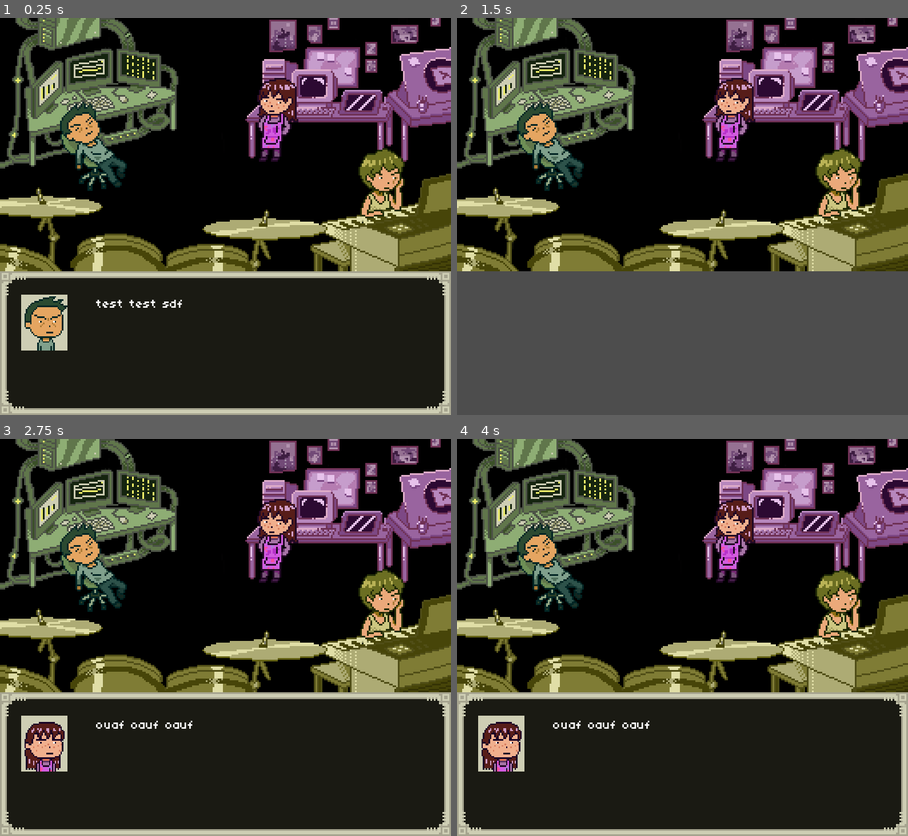
Above: before the commit, frames 1-4 (two rows, left to right).
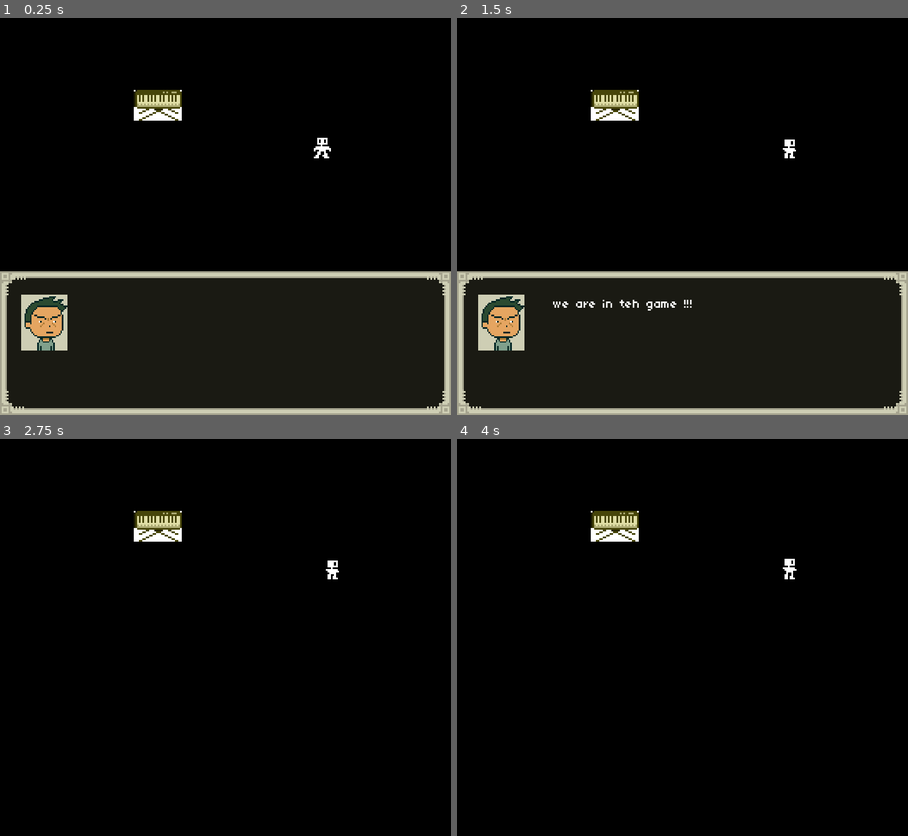
Above: after the commit, the same moments.

Repository: Yohan27x/Lets-Jam--
Game: Godot game, scene res://world.tscn
Two runs of this game, one before a commit and one after it. Both use one fixed random seed, a clock stepped at 60 frames per second and the inputs below. Before the commit the project starts from res://introduction.tscn.
Inputs:
- Up to frame 1 (0.25 s): no input
- Up to frame 2 (1.5 s): hold Right (ui_right) 0.53-1.28 s; tap Space (attack) at 0.6, 1.35 s; tap Enter at 1.25 s; hold Down (ui_down) from 1.28 s (still down)
- Up to frame 3 (2.75 s): release Down (ui_down) at 2.03 s; hold Right (ui_right) from 2.03 s (still down); tap Space (attack) at 2.1 s
- Up to frame 4 (4 s): tap Space (attack) at 2.75, 2.85, 3.6 s; release Right (ui_right) at 2.78 s; hold Up (ui_up) 2.78-3.53 s; tap Enter at 3.5 s; hold Left (ui_left) from 3.53 s (still down)

The runs differ from the first frame. In frame 1, 31% of the frame differs, in the area x 0-100%, y 0-73%; in frame 2, 67%; in frame 3, 67%; in frame 4, 67%, in the area x 0-100%, y 0-100%.
Error before the commit: Parse Error: Expected indented block after function declaration. (res://introduction.gd:16)

Commit message:
push

Diff:
--- a/dialogue.gd
+++ b/dialogue.gd
@@ -6,8 +6,10 @@
 @onready var timer_dialogue_speed = $Dialogue_speed
 @onready var timer_stay_on_screen = $Stay_on_screen
 @onready var timer_trigger_delay = $Trigger_delay
+@onready var text_start_delay = $Text_start_delay
 @onready var label = $Text
 @onready var icon = $Icon
+
 
 signal test_dialogue
 
@@ -15,9 +17,11 @@
 var liz_icon = preload("res://assets/liz_talk.png")
 var ana_icon = preload("res://assets/anaelle_talk.png")
 
-var dialogue_system = ResourceLoader.load("res://dialogue_system.tres")
+@export var dialogue_system = ResourceLoader.load("res://dialogue_system.tres")
 
 var text = ""
+var display_text = false
+var trigger_switch_game = false
 
 signal switch_to_game
 
@@ -33,11 +37,25 @@
 	timer_dialogue_speed.wait_time = dialogue_system.current_dialogue["dialogue_speed"]
 	timer_dialogue_speed.start()
 
+	text_start_delay.wait_time = dialogue_system.current_dialogue["text_start_delay"]
+	text_start_delay.start()
+
 	icon.texture = get_icon(dialogue_system.current_dialogue)
 
 func _process(delta):
-	if(dialogue_system.dialogue_index == 3):
-		switch_to_game.emit()
+
+	if(dialogue_system.dialogue_index == 2 and len(text) == len(dialogue_system.current_dialogue["text"])):
+		if(trigger_switch_game == false):
+			print("iiin")
+			trigger_switch_game = true
+			$Go_to_game.start()
+
+
+
+#	print("text : ", len(text))
+#	print("dial text : ", len(dialogue_system.current_dialogue["text"]))
+#	print(dialogue_system.dialogue_index)
+
 
 #	print(dialogue_system.current_dialogue["speaker"])
 #	print(dialogue_system.current_dialogue["go_to_next"])
@@ -63,14 +81,19 @@
 			if(dialogue_system.current_dialogue["delay_after_trigger"] > 0.02):
 				visible = false
 
+			text_start_delay.wait_time = dialogue_system.current_dialogue["text_start_delay"]
+			text_start_delay.start()
+			display_text = false
+
 			icon.texture = get_icon(dialogue_system.current_dialogue)
 
 func next_letter_text():
 
-	if((count < len(dialogue_system.current_dialogue["text"]) -1) and visible == true):
-		count += 1
-		text += dialogue_system.current_dialogue["text"][count]
-		label.set_text(text)
+	if(display_text == true):
+		if((count < len(dialogue_system.current_dialogue["text"]) -1) and visible == true):
+			count += 1
+			text += dialogue_system.current_dialogue["text"][count]
+			label.set_text(text)
 
 	check_end_text()
 
@@ -79,7 +102,7 @@
 #		if(dialogue_system.current_dialogue["go_to_next"] == true):
 				if((count == len(dialogue_system.current_dialogue["text"]) -1) and dialogue_system.dialogue_index < len(dialogue_system.dialogue_text) -1):
 					if(timer_stay_on_screen.is_stopped()):
-						print("in")
+#						print("in")
 						timer_stay_on_screen.start()
 
 func _on_timer_timeout():
@@ -101,6 +124,8 @@
 
 func _on_stay_on_screen_timeout():
 	# quand stay screen fini, go au prochain text
+
+
 	if(dialogue_system.current_dialogue["go_to_next"] == true):
 		visible = true
 		change_next_text()
@@ -108,3 +133,11 @@
 		visible = false
 		timer_stay_on_screen.wait_time = 0.02
 		timer_stay_on_screen.start()
+
+
+func _on_text_start_delay_timeout():
+	display_text = true
+
+
+func _on_go_to_game_timeout():
+	switch_to_game.emit()
--- a/dialogue.tscn
+++ b/dialogue.tscn
@@ -50,6 +50,15 @@
 [node name="Trigger_delay" type="Timer" parent="."]
 one_shot = true
 
+[node name="Text_start_delay" type="Timer" parent="."]
+one_shot = true
+
+[node name="Go_to_game" type="Timer" parent="."]
+wait_time = 2.0
+one_shot = true
+
 [connection signal="timeout" from="Dialogue_speed" to="." method="_on_timer_timeout"]
 [connection signal="timeout" from="Stay_on_screen" to="." method="_on_stay_on_screen_timeout"]
 [connection signal="timeout" from="Trigger_delay" to="." method="_on_trigger_delay_timeout"]
+[connection signal="timeout" from="Text_start_delay" to="." method="_on_text_start_delay_timeout"]
+[connection signal="timeout" from="Go_to_game" to="." method="_on_go_to_game_timeout"]
--- a/dialogue_system.gd
+++ b/dialogue_system.gd
@@ -4,10 +4,10 @@
 
 #var dialogue_text = [["yohan","test test test test test \ntest test test", 3, 0.02, 0], ["liz","deux \ndeux deux ",2 ,0.02 ,2],["ana","trois\ntrois trois ", 2,1,0]]
 var dialogue_text = [
-	{"speaker" : "yohan", "text" : "test test sdf qsdf qsdfds ", "dialogue_speed" : 0.01, "delay_after_trigger" : 0.001, "ready" : false, "stay_on_screen" : 1, "go_to_next" : true },
-	{"speaker" : "ana", "text" : "ouaf oauf oauf  ", "dialogue_speed" : 0.01, "delay_after_trigger" : 0.4, "ready" : false, "stay_on_screen" : 2, "go_to_next" : true },
-	{"speaker" : "liz", "text" : "bababab\nbobo ", "dialogue_speed" : 0.01, "delay_after_trigger" : 0.001, "ready" : false, "stay_on_screen" : 3, "go_to_next" : true },
-	{"speaker" : "liz", "text" : "rtyertyertyerty ", "dialogue_speed" : 0.01, "delay_after_trigger" : 0.001, "ready" : false, "stay_on_screen" : 3, "go_to_next" : true },
+	{"speaker" : "yohan", "text" : "dfghdfgh test sdf qsdf qsdfds ", "dialogue_speed" : 0.001, "delay_after_trigger" : 0.001, "ready" : false, "stay_on_screen" : 1, "go_to_next" : true, "text_start_delay" : 7 },
+	{"speaker" : "ana", "text" : "ouaf oauf oauf  ", "dialogue_speed" : 0.001, "delay_after_trigger" : 0.001, "ready" : false, "stay_on_screen" : 2, "go_to_next" : true, "text_start_delay" : 0.01 },
+	{"speaker" : "liz", "text" : "bababab\nbobo ", "dialogue_speed" : 0.001, "delay_after_trigger" : 0.001, "ready" : false, "stay_on_screen" : 1, "go_to_next" : true, "text_start_delay" : 0.01 },
+#	{"speaker" : "liz", "text" : "rtyertyertyerty ", "dialogue_speed" : 0.01, "delay_after_trigger" : 0.001, "ready" : false, "stay_on_screen" : 3, "go_to_next" : true },
 ]
 
 var dialogue_index = 0
--- /dev/null
+++ b/dialogue_system_2.gd
@@ -0,0 +1,12 @@
+extends Resource
+class_name DialogueSystem2
+
+var dialogue_text = [
+	{"speaker" : "yohan", "text" : "we are in teh game !!! ", "dialogue_speed" : 0.01, "delay_after_trigger" : 0.001, "ready" : false, "stay_on_screen" : 1, "go_to_next" : false, "text_start_delay" : 0.5  },
+	{"speaker" : "ana", "text" : "ouaf oauf oauf  ", "dialogue_speed" : 0.01, "delay_after_trigger" : 0.4, "ready" : false, "stay_on_screen" : 2, "go_to_next" : true, "text_start_delay" : 0.01 },
+	{"speaker" : "liz", "text" : "bababab\nbobo ", "dialogue_speed" : 0.01, "delay_after_trigger" : 0.001, "ready" : false, "stay_on_screen" : 3, "go_to_next" : true, "text_start_delay" : 0.01 },
+#	{"speaker" : "liz", "text" : "rtyertyertyerty ", "dialogue_speed" : 0.01, "delay_after_trigger" : 0.001, "ready" : false, "stay_on_screen" : 3, "go_to_next" : true },
+]
+
+var dialogue_index = 0
+var current_dialogue = dialogue_text[dialogue_index]
--- /dev/null
+++ b/dialogue_system_2.tres
@@ -0,0 +1,6 @@
+[gd_resource type="Resource" script_class="DialogueSystem2" load_steps=2 format=3 uid="uid://sffpnvp30vlt"]
+
+[ext_resource type="Script" path="res://dialogue_system_2.gd" id="1_4miii"]
+
+[resource]
+script = ExtResource("1_4miii")
--- /dev/null
+++ b/dialogue_system_3.gd
@@ -0,0 +1,12 @@
+extends Resource
+class_name DialogueSystem3
+
+var dialogue_text = [
+	{"speaker" : "yohan", "text" : "we are in teh game !!! ", "dialogue_speed" : 0.01, "delay_after_trigger" : 0.001, "ready" : false, "stay_on_screen" : 1, "go_to_next" : true, "text_start_delay" : 0.5  },
+	{"speaker" : "ana", "text" : "ouaf oauf oauf  ", "dialogue_speed" : 0.01, "delay_after_trigger" : 0.4, "ready" : false, "stay_on_screen" : 2, "go_to_next" : true, "text_start_delay" : 0.01 },
+	{"speaker" : "liz", "text" : "bababab\nbobo ", "dialogue_speed" : 0.01, "delay_after_trigger" : 0.001, "ready" : false, "stay_on_screen" : 3, "go_to_next" : true, "text_start_delay" : 0.01 },
+#	{"speaker" : "liz", "text" : "rtyertyertyerty ", "dialogue_speed" : 0.01, "delay_after_trigger" : 0.001, "ready" : false, "stay_on_screen" : 3, "go_to_next" : true },
+]
+
+var dialogue_index = 0
+var current_dialogue = dialogue_text[dialogue_index]
--- a/introduction.gd
+++ b/introduction.gd
@@ -1,16 +1,31 @@
 extends Node
 
-var dialogue_system = ResourceLoader.load("res://dialogue_system.tres")
+@export var dialogue_system = ResourceLoader.load("res://dialogue_system.tres")
+@onready var color_rect = $ColorRect
+@onready var timer = $Timer
+
+
+
+
 
 # Called when the node enters the scene tree for the first time.
 func _ready():
-	pass # Replace with function body.
-
+	pass
 
 # Called every frame. 'delta' is the elapsed time since the previous frame.
+
 func _process(delta):
-	if(dialogue_system.dialogue_index == 3):
-		pass
+	print(dialogue_system.dialogue_index)
 
 
 func _on_dialogue_switch_to_game():
+	print("in signal")
+	get_tree().change_scene_to_file("res://world.tscn")
+
+
+func _on_timer_timeout():
+	var tween = get_tree().create_tween()
+	tween.tween_property(color_rect, "modulate:a", 0, 5)
+	await get_tree().create_timer(3).timeout
+	tween.stop()
+	color_rect.modulate.a = 0
--- a/introduction.tscn
+++ b/introduction.tscn
@@ -1,8 +1,9 @@
-[gd_scene load_steps=4 format=3 uid="uid://dqkyneueqpd44"]
+[gd_scene load_steps=5 format=3 uid="uid://dqkyneueqpd44"]
 
 [ext_resource type="Script" path="res://introduction.gd" id="1_t0mi3"]
 [ext_resource type="PackedScene" uid="uid://vfagmpbxfcax" path="res://dialogue.tscn" id="2_nfrdj"]
 [ext_resource type="Texture2D" uid="uid://t7ocpgbrwdmx" path="res://assets/ROOM_01_V4.png" id="3_groht"]
+[ext_resource type="Resource" uid="uid://djy0phytfb8wo" path="res://dialogue_system.tres" id="4_gs4tf"]
 
 [node name="Introduction" type="Node"]
 script = ExtResource("1_t0mi3")
@@ -16,5 +17,17 @@
 [node name="Dialogue" parent="." instance=ExtResource("2_nfrdj")]
 offset_top = -166.0
 offset_bottom = -166.0
+dialogue_system = ExtResource("4_gs4tf")
+
+[node name="ColorRect" type="ColorRect" parent="."]
+offset_right = 263.0
+offset_bottom = 232.0
+color = Color(0, 0, 0, 1)
+
+[node name="Timer" type="Timer" parent="."]
+wait_time = 2.0
+one_shot = true
+autostart = true
 
 [connection signal="switch_to_game" from="Dialogue" to="." method="_on_dialogue_switch_to_game"]
+[connection signal="timeout" from="Timer" to="." method="_on_timer_timeout"]
--- a/piano.gd
+++ b/piano.gd
@@ -5,7 +5,6 @@
 func _ready():
 	pass
 
-
 # Called every frame. 'delta' is the elapsed time since the previous frame.
 func _process(delta):
 	pass
--- a/piano.tscn
+++ b/piano.tscn
@@ -1,7 +1,7 @@
 [gd_scene load_steps=4 format=3 uid="uid://b1vjw1x3inthe"]
 
 [ext_resource type="Script" path="res://piano.gd" id="1_6e2bl"]
-[ext_resource type="Texture2D" uid="uid://dohccrcpc32y6" path="res://icon.svg" id="1_jdfib"]
+[ext_resource type="Texture2D" uid="uid://b41ispcd0odfe" path="res://assets/piano_asset.png" id="2_qmoar"]
 
 [sub_resource type="CircleShape2D" id="CircleShape2D_vkcs4"]
 radius = 7.0
@@ -12,8 +12,7 @@
 script = ExtResource("1_6e2bl")
 
 [node name="Sprite2D" type="Sprite2D" parent="."]
-scale = Vector2(0.15, 0.132)
-texture = ExtResource("1_jdfib")
+texture = ExtResource("2_qmoar")
 
 [node name="CollisionShape2D" type="CollisionShape2D" parent="."]
 shape = SubResource("CircleShape2D_vkcs4")
--- a/player.gd
+++ b/player.gd
@@ -10,7 +10,7 @@
 @onready var hit_box = $Marker2D/HitBox
 @onready var hurt_box = $HurtBox
 
-
+signal piano_touched
 
 var stats = PlayerStats
 
@@ -108,7 +108,8 @@
 		if(touch_piano == false):
 			var collision = get_slide_collision(i)
 			if(collision.get_collider().name == "Piano"):
-					dialogue_system.current_dialogue["go_to_next"] = true
+#					dialogue_system.current_dialogue["go_to_next"] = true
+					piano_touched.emit()
 					touch_piano = true
 
 func attack_state():
--- a/project.godot
+++ b/project.godot
@@ -11,7 +11,7 @@
 [application]
 
 config/name="Lets Jam !"
-run/main_scene="res://introduction.tscn"
+run/main_scene="res://world.tscn"
 config/features=PackedStringArray("4.0", "Forward Plus")
 run/max_fps=60
 config/icon="res://icon.svg"
--- a/world.gd
+++ b/world.gd
@@ -1,31 +1,36 @@
 extends Node2D
 
-var dialogue_system = ResourceLoader.load("res://dialogue_system.tres")
 
 @onready var player = $Player
 @onready var dialogue = $Node/Dialogue
-@onready var introduction = $Introduction
 
 const ENEMY_1 = preload("res://enemy_1.tscn")
 
 var done1 = false
+var dial_sys
+
+
 
 # Called when the node enters the scene tree for the first time.
 func _ready():
-	pass # Replace with function body.
+	dial_sys = dialogue.dialogue_system
 
 
 # Called every frame. 'delta' is the elapsed time since the previous frame.
 func _process(delta):
-	if dialogue_system.dialogue_index == 0:
+
+	print(dial_sys.dialogue_index)
+
+	if dial_sys.dialogue_index == 0:
 		player.can_move = true
 #		print(dialogue.timer_trigger_delay.time_left)
 
-	if dialogue_system.dialogue_index == 2:
+	if dial_sys.dialogue_index == 2:
 		print("here")
 
 
-	if dialogue_system.dialogue_index == 1 and done1 == false:
+	if dial_sys.dialogue_index == 1 and done1 == false:
+
 		done1 = true
 		for n in range(5):
 			var enemy = ENEMY_1.instantiate()
@@ -42,6 +47,8 @@
 func create_enemy_1():
 	pass
 
-
 func _on_dialogue_test_dialogue():
 	print("dialogue changed")
+
+func _on_player_piano_touched():
+	dial_sys.current_dialogue["go_to_next"] = true
--- a/world.tscn
+++ b/world.tscn
@@ -1,8 +1,9 @@
-[gd_scene load_steps=5 format=3 uid="uid://c0sxsnfx52e2y"]
+[gd_scene load_steps=6 format=3 uid="uid://c0sxsnfx52e2y"]
 
 [ext_resource type="Script" path="res://world.gd" id="1_3fhko"]
 [ext_resource type="PackedScene" uid="uid://vfagmpbxfcax" path="res://dialogue.tscn" id="2_m0cmb"]
 [ext_resource type="PackedScene" uid="uid://b4qhx5s2diegm" path="res://player.tscn" id="2_vma6n"]
+[ext_resource type="Resource" uid="uid://sffpnvp30vlt" path="res://dialogue_system_2.tres" id="3_y42up"]
 [ext_resource type="PackedScene" uid="uid://b1vjw1x3inthe" path="res://piano.tscn" id="4_yeni5"]
 
 [node name="World" type="Node2D"]
@@ -16,13 +17,14 @@
 layout_mode = 0
 offset_top = -1.0
 offset_right = 263.0
-offset_bottom = 233.0
+offset_bottom = 232.0
 color = Color(0, 0, 0, 1)
 
 [node name="Dialogue" parent="Node" instance=ExtResource("2_m0cmb")]
 layout_mode = 1
 offset_top = -166.0
 offset_bottom = -166.0
+dialogue_system = ExtResource("3_y42up")
 
 [node name="Piano" parent="." instance=ExtResource("4_yeni5")]
 position = Vector2(92, 51)
@@ -38,3 +40,5 @@
 position = Vector2(8.45932, -10)
 scale = Vector2(1.23659, 1)
 polygon = PackedVector2Array(1, 0, 1, 7, 139.868, 7.00001, 202, 7, 201, 160, 0, 159, 0, 10, -16, 10, -17, 179, 216, 177, 216, 84.3147, 216, -10, -13, -11, -12, 0, 0, 6, 0, 10, -1, -5)
+
+[connection signal="piano_touched" from="Player" to="." method="_on_player_piano_touched"]
Binary file added: assets/piano_asset.png
Not shown, added: assets/piano_asset.png.import
